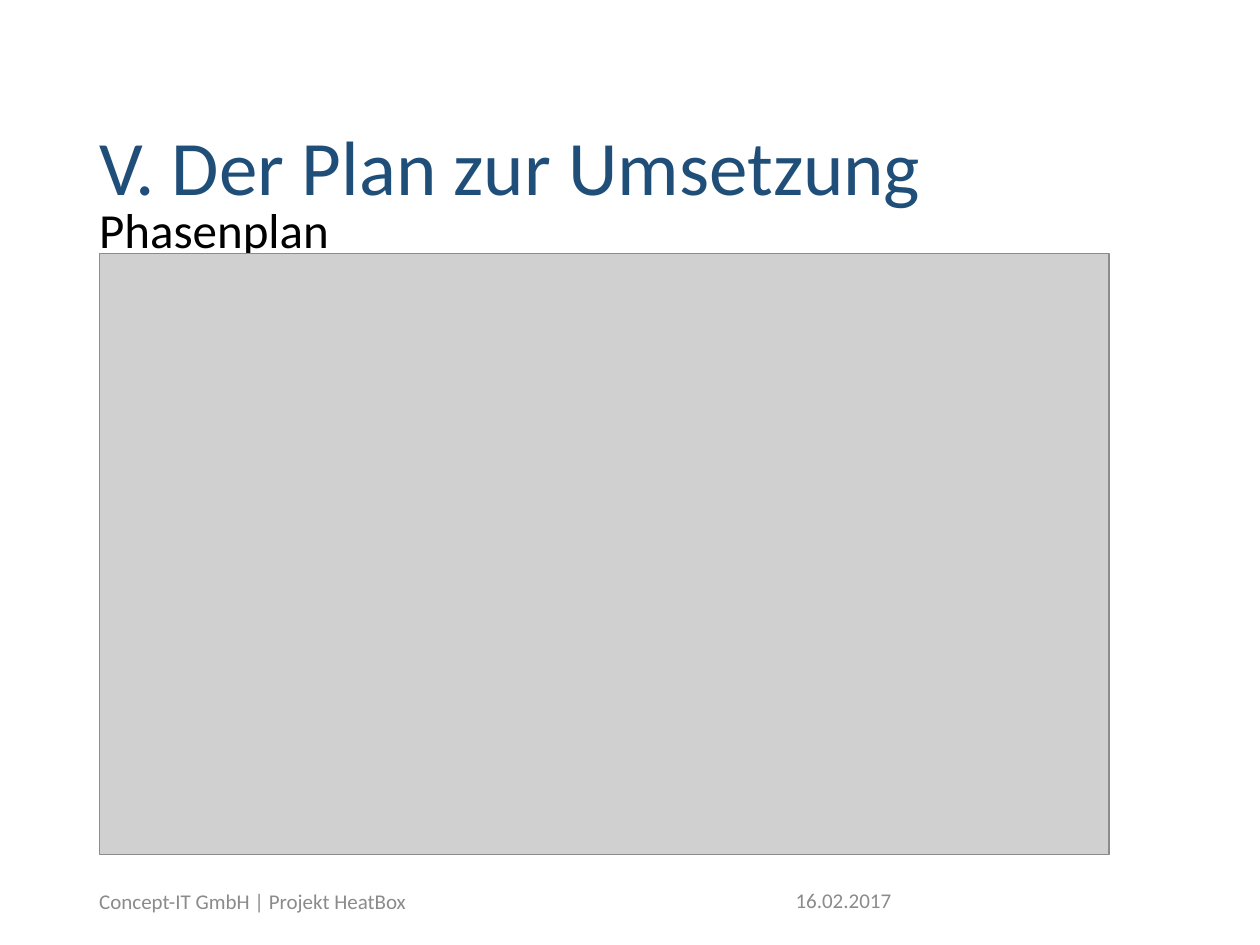
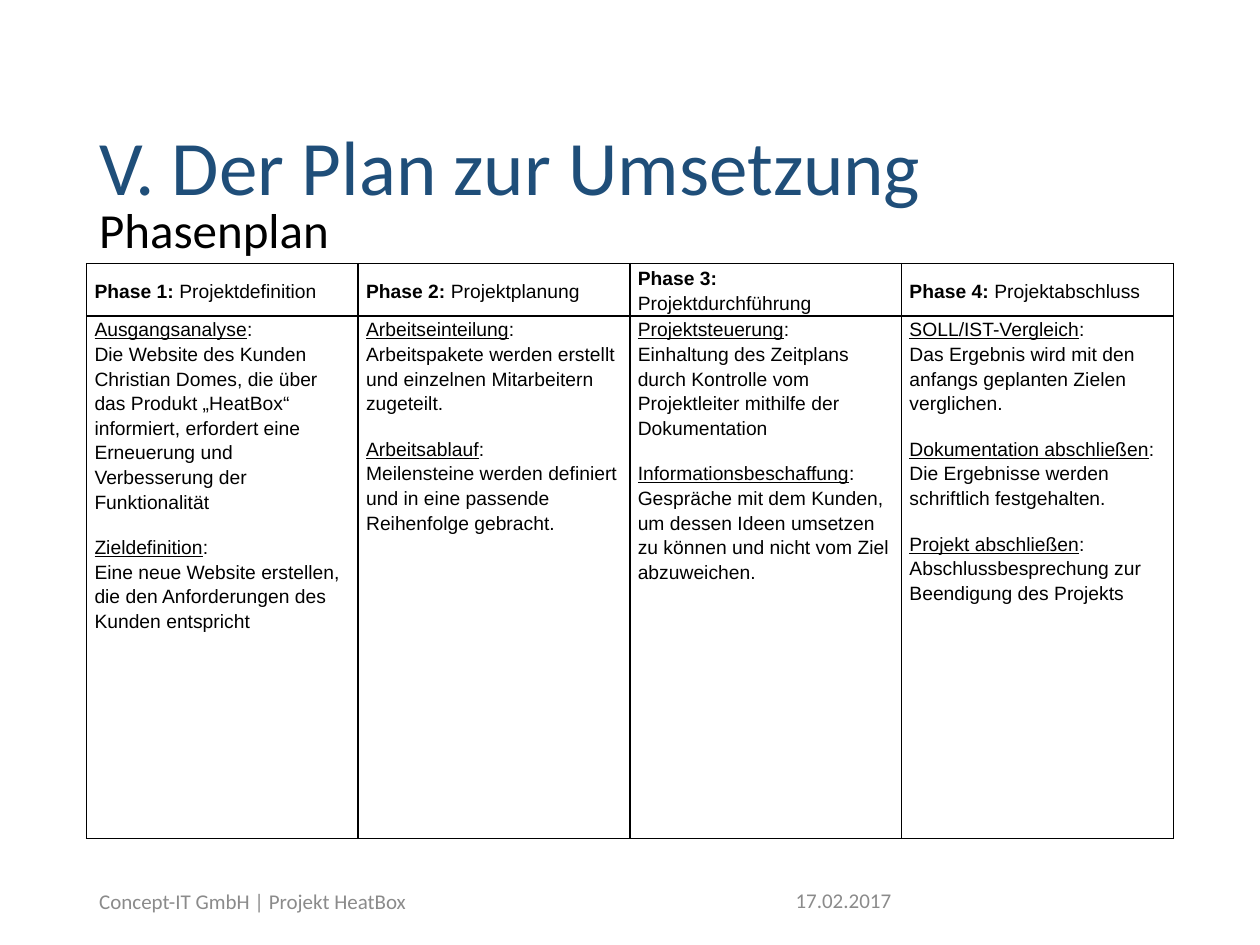
Before and after one commit to skern95/kerngeschaeft, a slide deck: slide 10 of PräsoHeatBoxDoku.pptx. Drawn at 1260x945 pixels with LibreOffice and Linux fonts; fonts in the diff are those of the drawing; grey boxes stand for pictures; background and template pictures are left out. Boxes give left, top, right and bottom in pixels: in the first picture for what was removed or moved away, otherwise in the second. Text is boxed around its words. In the diff, an @@ line names an element or a change of style, - is before the commit and + after.

```diff
--- a/PräsoHeatBoxDoku.pptx
+++ b/PräsoHeatBoxDoku.pptx
@@ table added at [87, 263, 1176, 839], 2 rows, 4 columns @@
+Phase 1: Projektdefinition | Phase 2: Projektplanung | Phase 3: Projektdurchführung | Phase 4: Projektabschluss
+Ausgangsanalyse: / Die Website des Kunden Christian Domes, die über das Produkt „HeatBox“ informiert, erfordert eine Erneuerung und Verbesserung der Funktionalität / Zieldefinition: / Eine neue Website erstellen, die den Anforderungen des Kunden entspricht | Arbeitseinteilung: / Arbeitspakete werden erstellt und einzelnen Mitarbeitern zugeteilt. / Arbeitsablauf: / Meilensteine werden definiert und in eine passende Reihenfolge gebracht. | Projektsteuerung: / Einhaltung des Zeitplans durch Kontrolle vom Projektleiter mithilfe der Dokumentation / Informationsbeschaffung: / Gespräche mit dem Kunden, um dessen Ideen umsetzen zu können und nicht vom Ziel abzuweichen. | SOLL/IST-Vergleich: / Das Ergebnis wird mit den anfangs geplanten Zielen verglichen. / Dokumentation abschließen: / Die Ergebnisse werden schriftlich festgehalten. / Projekt abschließen: / Abschlussbesprechung zur Beendigung des Projekts
@@ picture removed at [100, 253, 1109, 854] @@
@@ text at [796, 894, 892, 908]: text changed @@
-16.02.2017
+17.02.2017
```
Also in this commit, not shown: 12 other slides changed.
